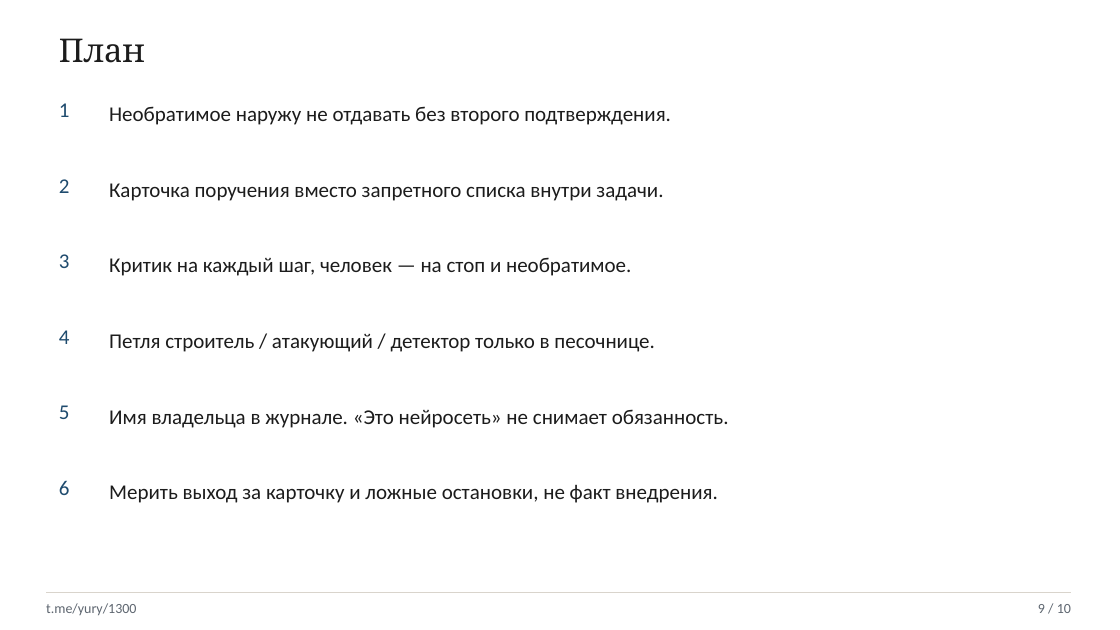
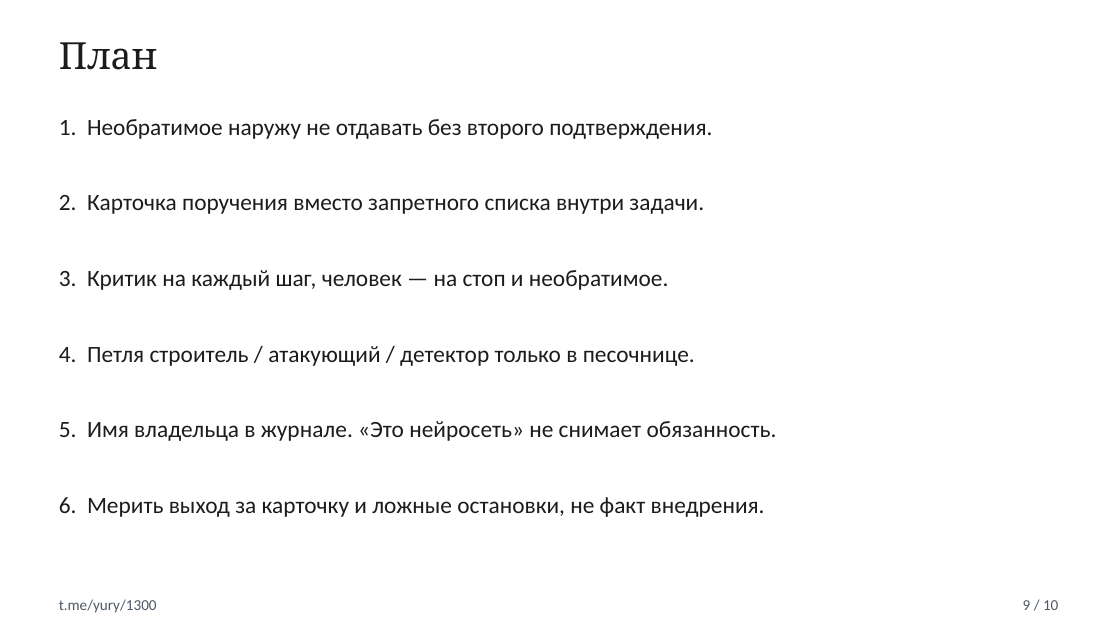
Before and after one commit to cuthbertnogood/maximov-ai-fidelity-1300, a slide deck: slide 9 of presentation/maximov-1300.pptx. Drawn at 1120x630 pixels with LibreOffice and Linux fonts; fonts in the diff are those of the drawing. Boxes give left, top, right and bottom in pixels: in the first picture for what was removed or moved away, otherwise in the second. Text is boxed around its words. In the diff, an @@ line names an element or a change of style, - is before the commit and + after.

```diff
--- a/presentation/maximov-1300.pptx
+++ b/presentation/maximov-1300.pptx
@@ text "План" at (x1=59, y1=42, x2=158, y2=70): size 28 to 32 pt @@
@@ text at (x1=59, y1=119, x2=712, y2=139): text changed; size 18 to 20 pt @@
-Необратимое наружу не отдавать без второго подтверждения.
+1. Необратимое наружу не отдавать без второго подтверждения.
@@ text removed at (x1=59, y1=103, x2=70, y2=117) @@
-1
@@ text removed at (x1=59, y1=179, x2=70, y2=193) @@
-2
@@ text at (x1=59, y1=195, x2=704, y2=214): text changed; size 18 to 20 pt @@
-Карточка поручения вместо запретного списка внутри задачи.
+2. Карточка поручения вместо запретного списка внутри задачи.
@@ text removed at (x1=59, y1=254, x2=70, y2=268) @@
-3
@@ text at (x1=59, y1=270, x2=669, y2=290): text changed; size 18 to 20 pt @@
-Критик на каждый шаг, человек — на стоп и необратимое.
+3. Критик на каждый шаг, человек — на стоп и необратимое.
@@ text at (x1=59, y1=346, x2=695, y2=366): text changed; size 18 to 20 pt @@
-Петля строитель / атакующий / детектор только в песочнице.
+4. Петля строитель / атакующий / детектор только в песочнице.
@@ text removed at (x1=59, y1=330, x2=70, y2=344) @@
-4
@@ text removed at (x1=59, y1=405, x2=70, y2=419) @@
-5
@@ text at (x1=59, y1=421, x2=777, y2=441): text changed; size 18 to 20 pt @@
-Имя владельца в журнале. «Это нейросеть» не снимает обязанность.
+5. Имя владельца в журнале. «Это нейросеть» не снимает обязанность.
@@ text at (x1=59, y1=497, x2=765, y2=517): text changed; size 18 to 20 pt @@
-Мерить выход за карточку и ложные остановки, не факт внедрения.
+6. Мерить выход за карточку и ложные остановки, не факт внедрения.
@@ text removed at (x1=59, y1=480, x2=70, y2=495) @@
-6
@@ rectangle removed at (x1=46, y1=592, x2=1071, y2=593) @@
@@ text "t.me/yury/1300" moved from (x1=46, y1=603, x2=136, y2=615) to (x1=59, y1=599, x2=157, y2=613) @@
@@ text "t.me/yury/1300" at (x1=59, y1=599, x2=157, y2=613): size 12 to 13 pt, text colour #5E6670 to #4E5964 @@
@@ text "9 / 10" at (x1=1023, y1=600, x2=1058, y2=610): size 12 to 13 pt, text colour #5E6670 to #4E5964 @@
@@ text "9 / 10" moved from (x1=1038, y1=604, x2=1071, y2=613) to (x1=1023, y1=600, x2=1058, y2=610) @@
```
Also in this commit, not shown: 9 other slides changed, 1 other file.
